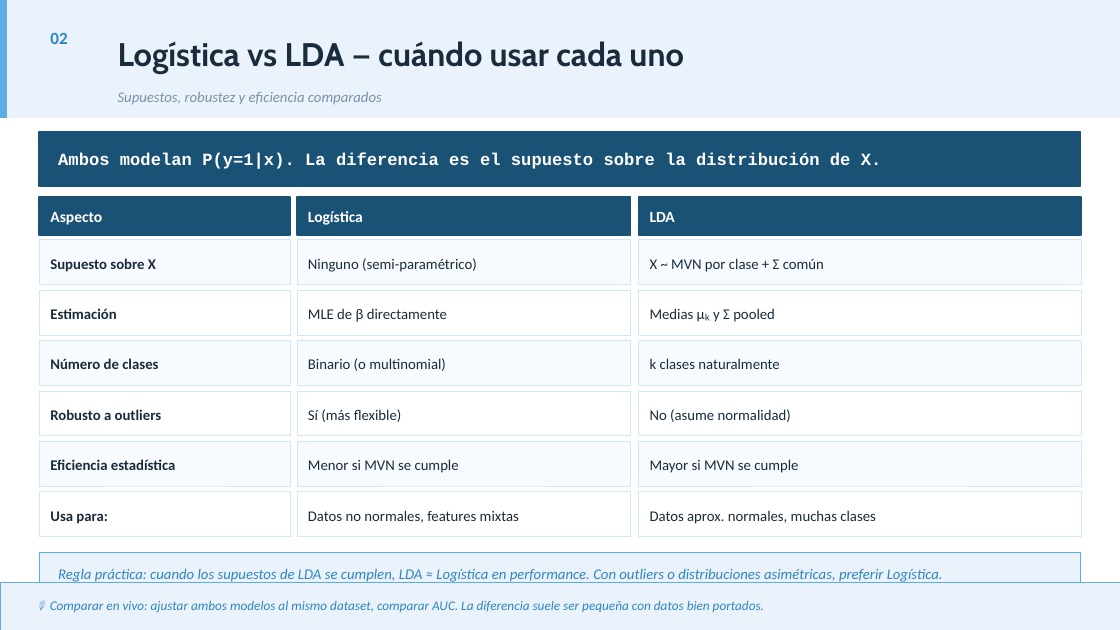
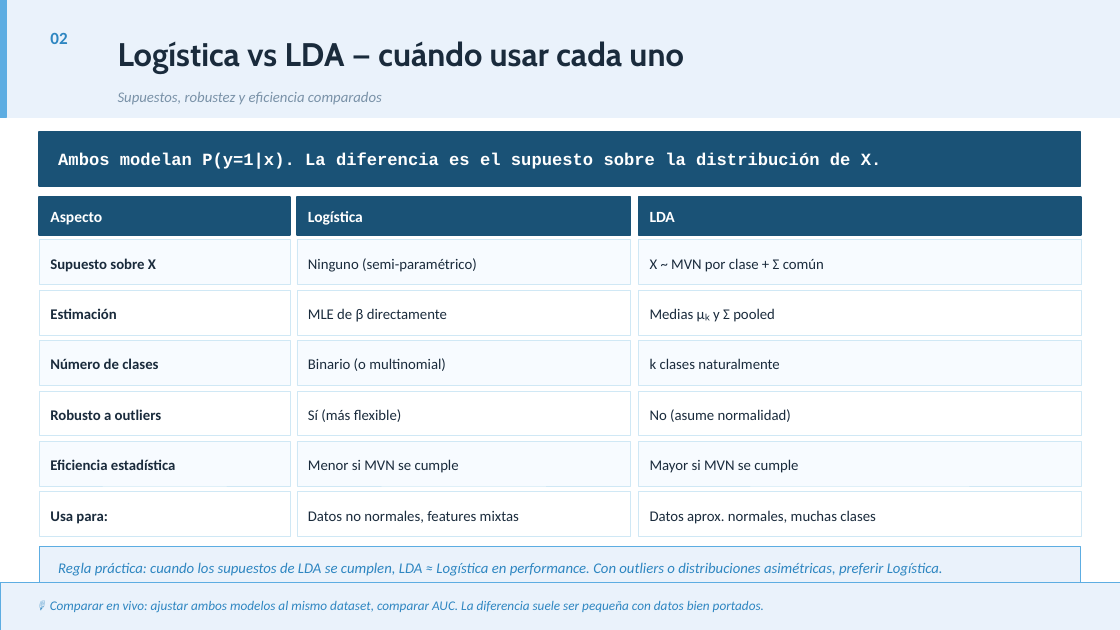
Before and after one commit to josefrodrim/modelos_estadisticos, a slide deck: slide 4 of Clase_7/PPTs/Clase07_Scoring_Threshold.pptx. Drawn at 1120x630 pixels with LibreOffice and Linux fonts; fonts in the diff are those of the drawing. Boxes give left, top, right and bottom in pixels: in the first picture for what was removed or moved away, otherwise in the second. Text is boxed around its words. In the diff, an @@ line names an element or a change of style, - is before the commit and + after.

```diff
--- a/Clase_7/PPTs/Clase07_Scoring_Threshold.pptx
+++ b/Clase_7/PPTs/Clase07_Scoring_Threshold.pptx
@@ rectangle: place and size @@
-rectangle at bbox=[39, 552, 1081, 595]
+rectangle at bbox=[39, 547, 1081, 589]
@@ text "Regla práctica: cuando los supuestos ...": place and size @@
-text "Regla práctica: cuando los supuestos ..." at bbox=[58, 568, 943, 583]
+text "Regla práctica: cuando los supuestos ..." at bbox=[58, 562, 943, 576]
```
Also in this commit, not shown: 2 other slides changed, 9 other files.
